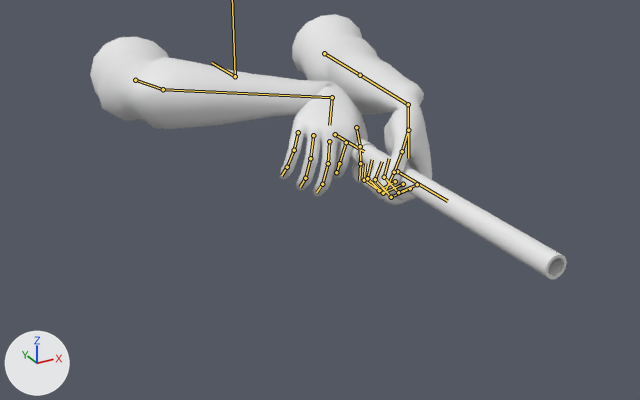
A saved change to the Blender file Assets/Arts/Model/Faya_Kun_3/Player Characters/Player Male Character.blend.
The view is the same before and after, from a 50 mm camera at (-0.66, -1.54, 0.47) aimed at (-0.03, -0.39, -0.11). Arrows for +X, +Y and +Z are at lower left; the lights stay in place. The bones that bend it are drawn over the model as lines.

Objects in the first picture: 'Bamboo Gun ', 'Bamboo Gun  Slider', 'FPS Hand'.
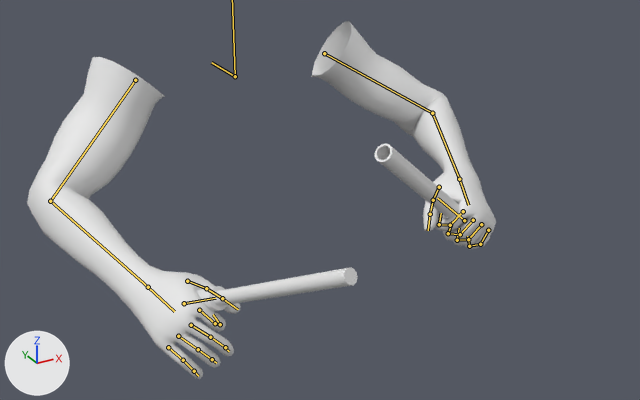
Commit message: Fire Animation Update

The newer file adds an action. The first version stands in its rest pose; the second is drawn at frame 1 of the action 'Bamboo_Gun_Fire'.

Location of each change, [x1, y1, x2, y2] in pixels of the pictures (640 x 400 px):
'FPS Hand', posed (37% wider, 87% taller): before [90, 14, 432, 205]; after [27, 21, 496, 379]
'Bamboo Gun ', posed (45% narrower, 27% shorter): before [358, 145, 567, 279]; after [375, 143, 490, 241]
'Bamboo Gun  Slider', posed: before [337, 136, 376, 165]; after [197, 267, 357, 311]
bone 'gun_root', root to tip: before (397, 171) to (447, 201); after (464, 220) to (437, 198)
bone 'slider', root to tip: before (335, 134) to (364, 151); after (184, 303) to (215, 298)

The edits, one by one:
Bone 'gun_root' (bone_gun_root) moves from (0.0, 0.0, 0.0) to (-2.488, -1.658, -1.932).
Bone 'gun_root' (bone_gun_root) turns from (0, 0, 0) to (58, 42, -23) degrees about its own x, y and z.
Bone 'slider' (bone_slider) moves from (0.0, 0.0, 0.0) to (3.586, 4.905, 0.049).
Bone 'slider' (bone_slider) turns from (0, 0, 0) to (-68, 50, 6) degrees about its own x, y and z.
